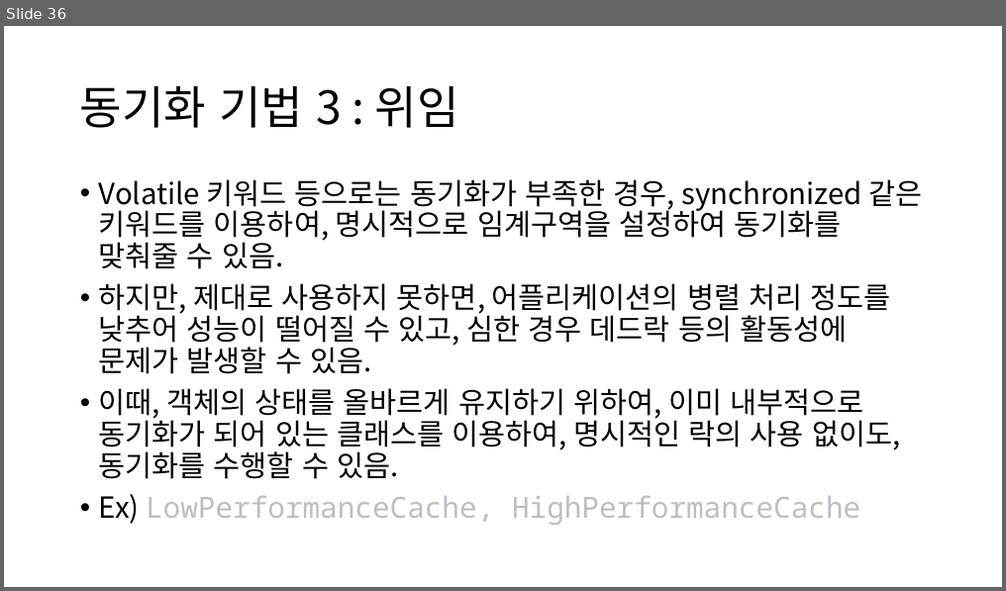
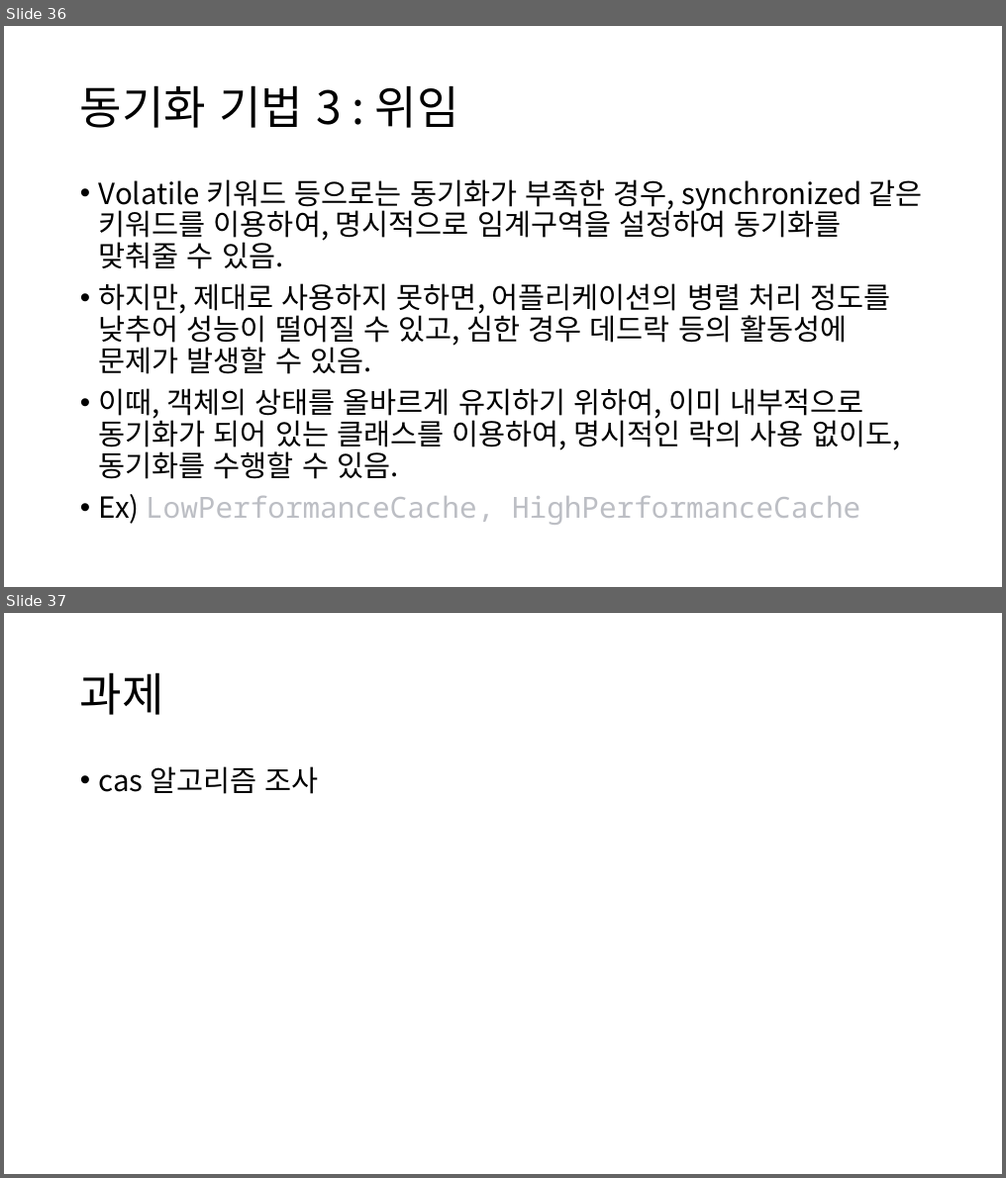
Before and after one commit to Baskervir/simcoding_jm, a slide deck: hy/수업자료/6주차 멀티쓰레딩/Multi Threading.pptx. Shown one above the other, each under a label of ours: slide 36 before the commit, slides 36 and 37 after it. The pictures are 1006x591 and 1006x1178 pixels, drawn with LibreOffice and Linux fonts; fonts in the diff are those of the drawing. Boxes give left, top, right and bottom in pixels: in the first picture for what was removed or moved away, otherwise in the second. Text is boxed around its words. In the diff, an @@ line names an element or a change of style, - is before the commit and + after.

Commit message:
2024-09-24 21:57:%f

```diff
--- a/hy/수업자료/6주차 멀티쓰레딩/Multi Threading.pptx
+++ b/hy/수업자료/6주차 멀티쓰레딩/Multi Threading.pptx
@@ slide 37 added at bbox=[4, 613, 1002, 1174], background #FFFFFF @@
@@ title added at bbox=[80, 672, 164, 715], 44 pt, text #000000 @@
+과제
@@ text added at bbox=[99, 766, 318, 794], 28 pt, text #000000 @@
+• cas 알고리즘 조사
```
